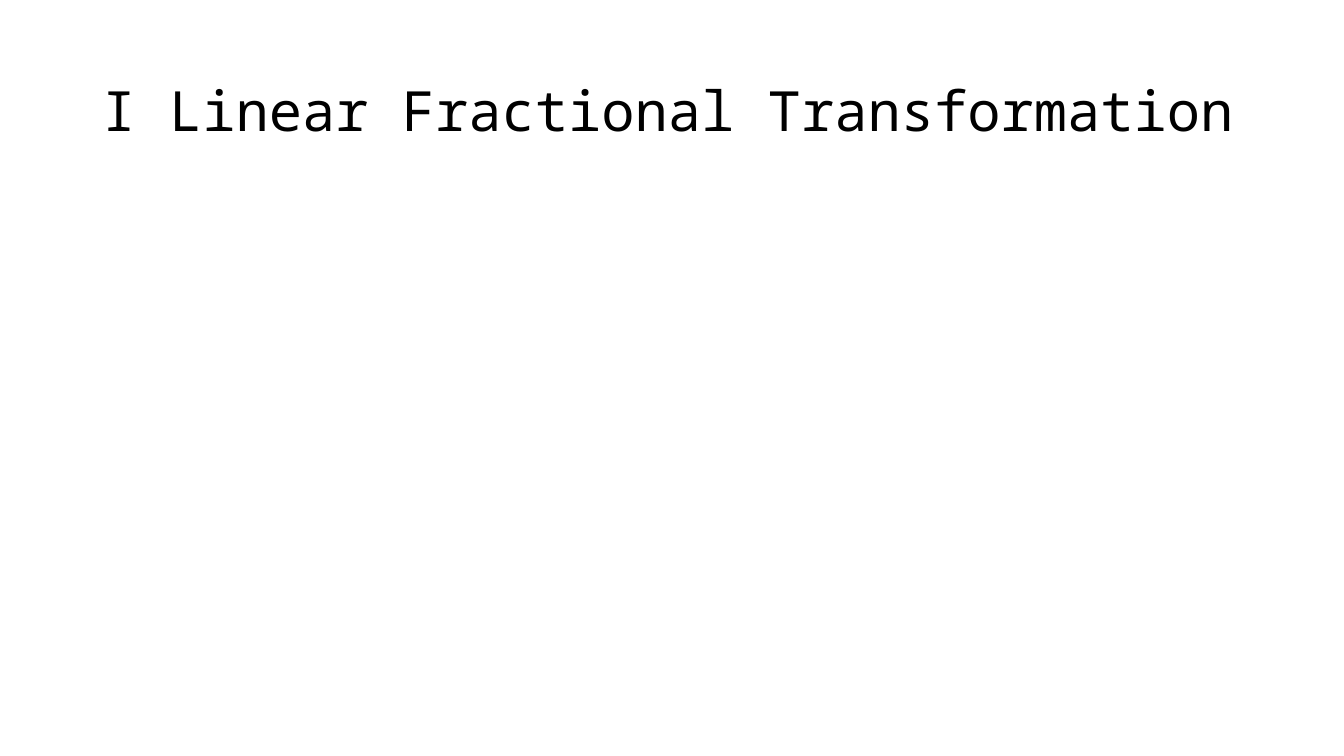
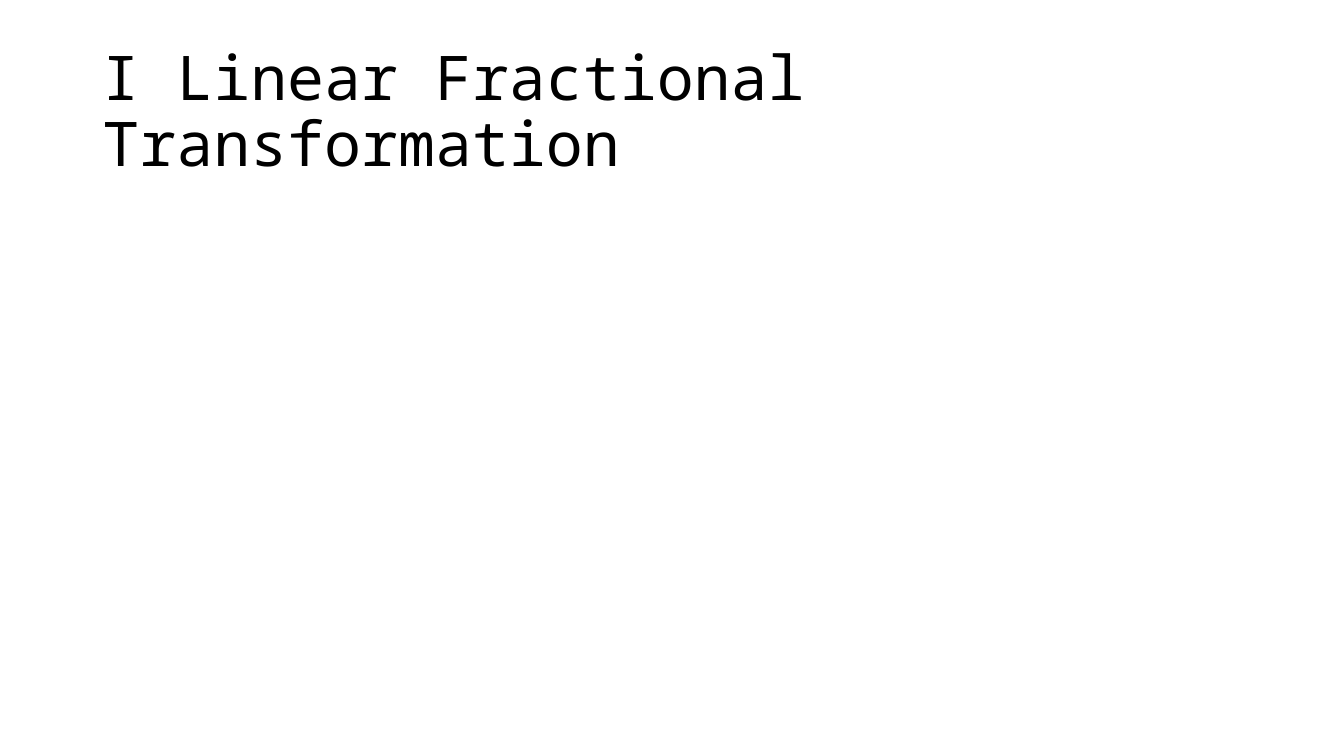
Before and after one commit to ReiAccept/Algorithm, a slide deck: slide 12 of Contest/ICPC2021沈阳/sol.pptx. Drawn at 1344x756 pixels with LibreOffice and Linux fonts; fonts in the diff are those of the drawing; grey boxes stand for pictures. Boxes give left, top, right and bottom in pixels: in the first picture for what was removed or moved away, otherwise in the second. Text is boxed around its words. In the diff, an @@ line names an element or a change of style, - is before the commit and + after.

```diff
--- a/Contest/ICPC2021沈阳/sol.pptx
+++ b/Contest/ICPC2021沈阳/sol.pptx
@@ title "I Linear Fractional Transformation" at (x1=102, y1=53, x2=805, y2=167): size 39.6 to 44 pt @@
```
Also in this commit, not shown: 1 other slide changed, 26 other files.
